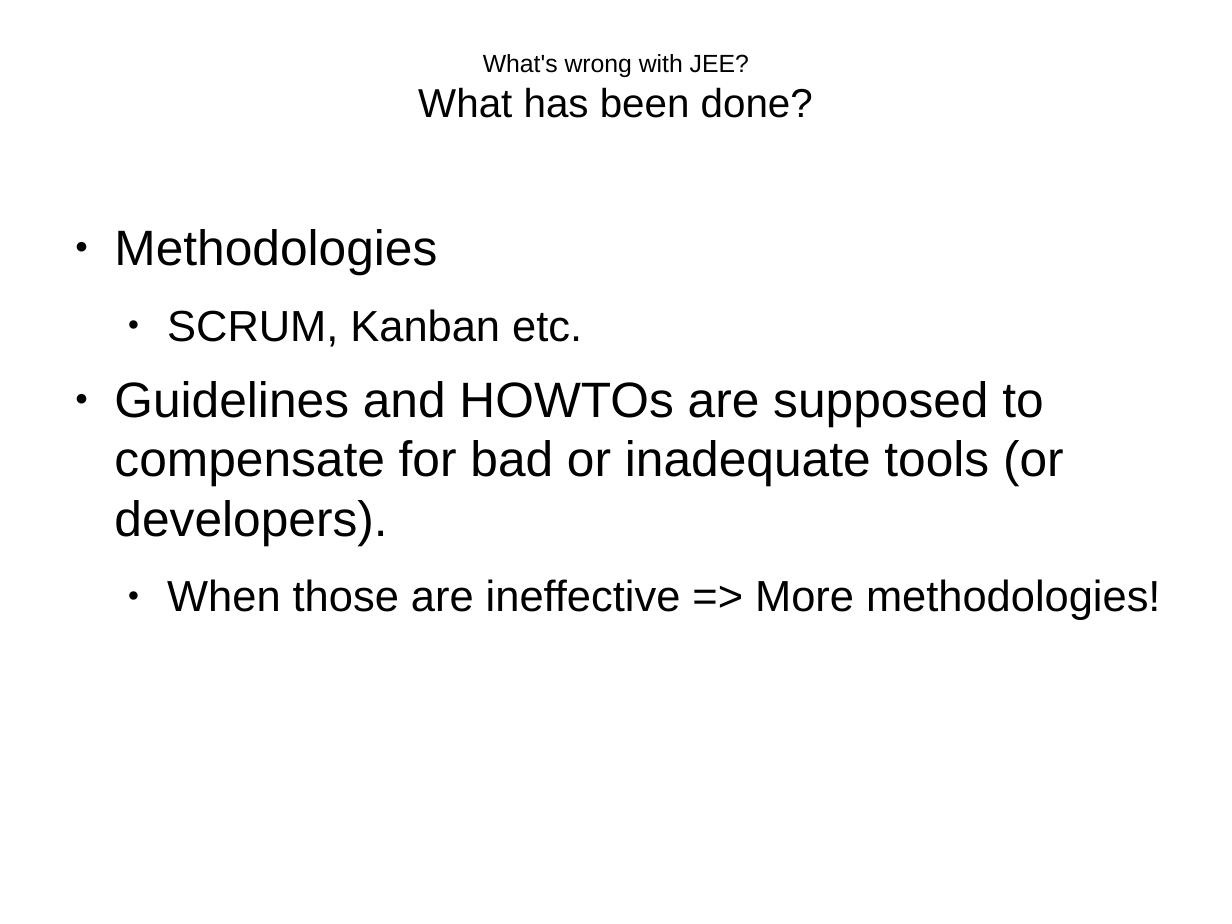
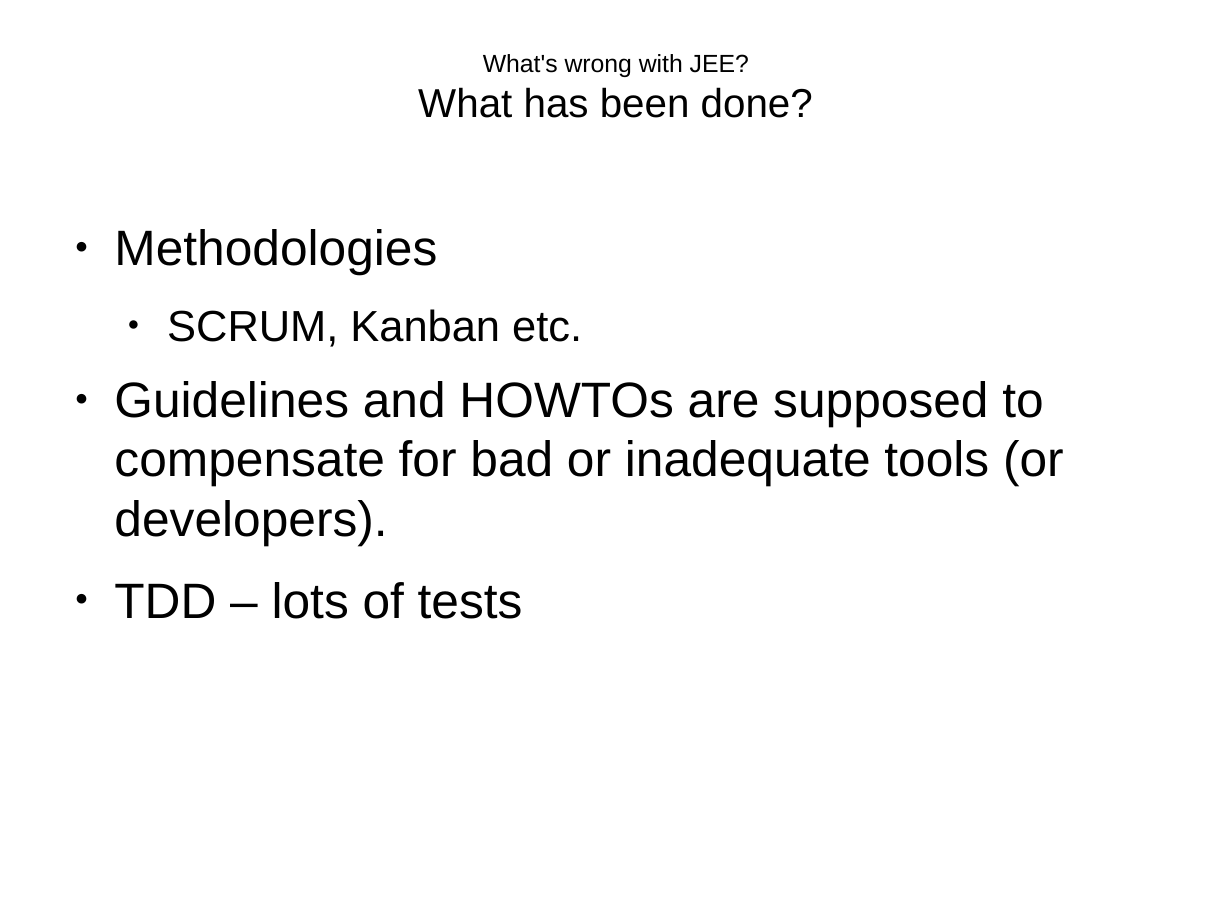
Before and after one commit to andreak/slol-2011, a slide deck: slide 8 of Scala-LiftOff-2011-lift-from-jee-perspective.odp. Drawn at 1232x924 pixels with LibreOffice and Linux fonts; fonts in the diff are those of the drawing. Boxes give left, top, right and bottom in pixels: in the first picture for what was removed or moved away, otherwise in the second. Text is boxed around its words. In the diff, an @@ line names an element or a change of style, - is before the commit and + after.

```diff
--- a/Scala-LiftOff-2011-lift-from-jee-perspective.odp
+++ b/Scala-LiftOff-2011-lift-from-jee-perspective.odp
@@ text at (114,582,523,619): text changed; size 28 to 32 pt @@
-  ● When those are ineffective => More methodologies!
+● TDD – lots of tests
```
Also in this commit, not shown: 4 other slides changed.
